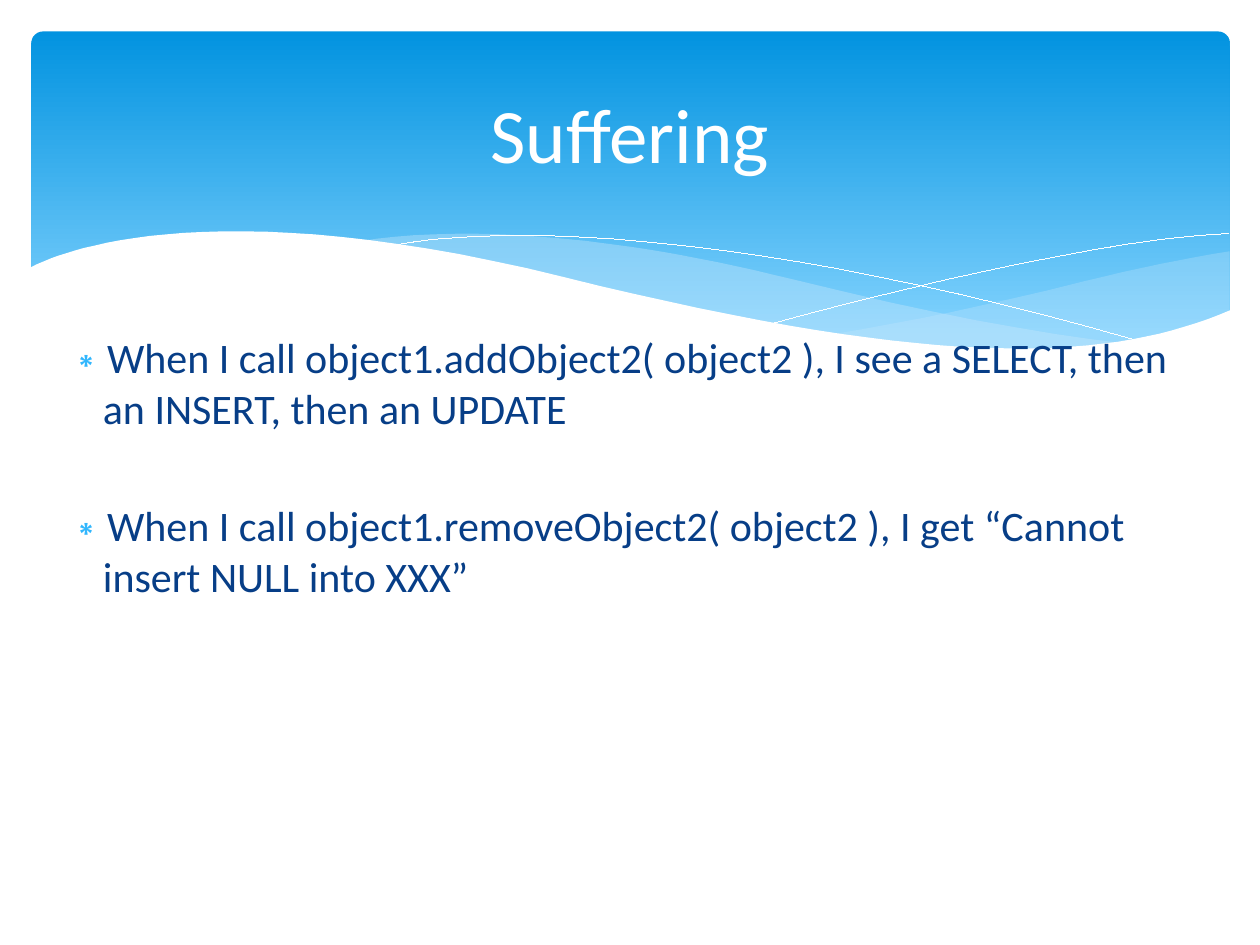
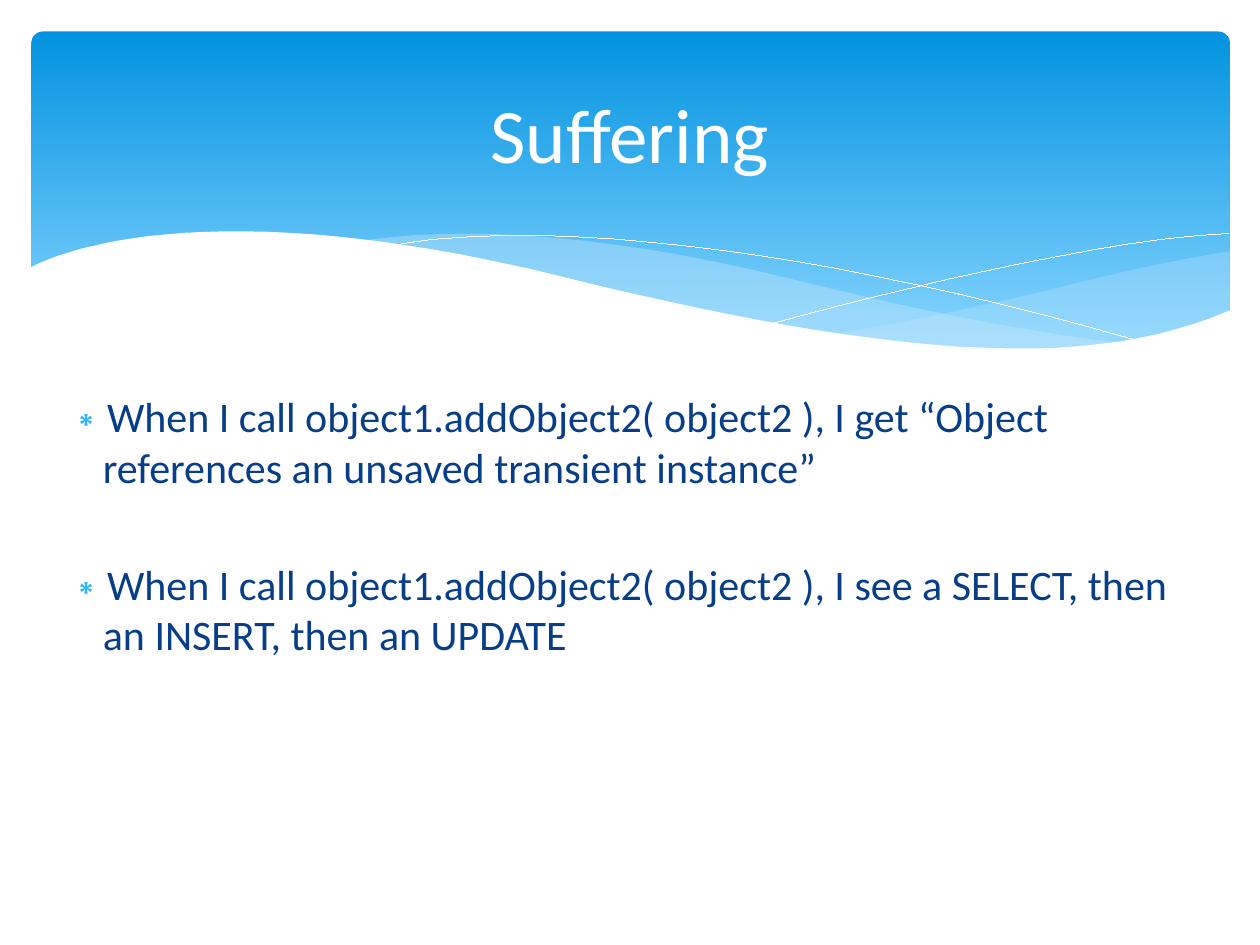
Before and after one commit to marcesher/mxunit-cfmeetups, a slide deck: slide 34 of CFObjective_ORMZen/preso/orm_zen.ppt.pptx (slide 38 before the commit). Drawn at 1260x945 pixels with LibreOffice and Linux fonts; fonts in the diff are those of the drawing. Boxes give left, top, right and bottom in pixels: in the first picture for what was removed or moved away, otherwise in the second. Text is boxed around its words. In the diff, an @@ line names an element or a change of style, - is before the commit and + after.

```diff
--- a/CFObjective_ORMZen/preso/orm_zen.ppt.pptx
+++ b/CFObjective_ORMZen/preso/orm_zen.ppt.pptx
@@ text at [103, 401, 1048, 484]: paragraph added @@
+∗ When I call object1.addObject2( object2 ), I get “Object references an unsaved transient instance”
@@ text at [103, 510, 1124, 593]: paragraph removed @@
-∗ When I call object1.removeObject2( object2 ), I get “Cannot insert NULL into XXX”
```
Also in this commit, not shown: 13 other slides changed, 1 slide added.
